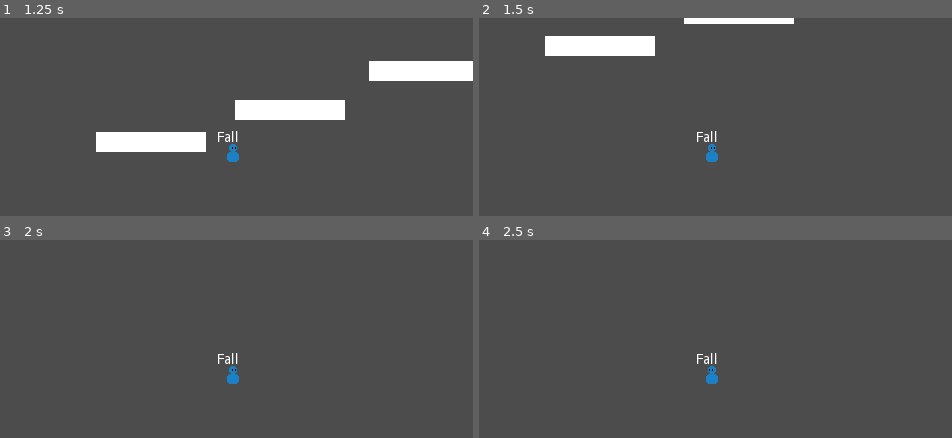
Above: before the commit, frames 1-4 (two rows, left to right).
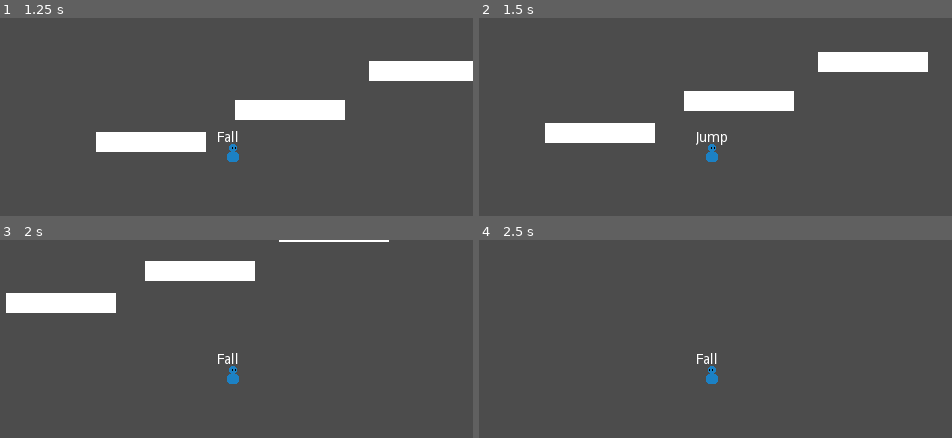
Above: after the commit, the same moments.

Repository: VuurMos/godot-3.5-platformer-character-controller
Game: Godot game, scene res://Game.tscn
Two runs of this game, one before a commit and one after it. Both use one fixed random seed, a clock stepped at 60 frames per second and the inputs below.
Inputs:
- Up to frame 1 (1.25 s): tap Enter at 0.5 s; hold Right (right) from 0.53 s (still down); hold Space (jump) from 0.53 s (still down)
- Up to frame 2 (1.5 s): keep holding Right (right); release Space (jump) at 1.28 s; tap Space (jump) at 1.35 s
- Up to frame 3 (2 s): keep holding Right (right); tap Space (jump) at 1.52, 1.82 s
- Up to frame 4 (2.5 s): release Right (right) at 2.03 s; hold Left (left) from 2.03 s (still down); hold Space (jump) from 2.03 s (still down)

Frame 1 is identical in both runs. In frame 2, 10% of the frame differs, in the area x 13-95%, y 0-65%; in frame 3, 4.9%; in frame 4, nothing differs.

Commit message:
Added air (double) jumps

Diff:
--- a/platformer-controller/player/platform-controller.gd
+++ b/platformer-controller/player/platform-controller.gd
@@ -8,7 +8,8 @@
 var weak_gravity := 10
 var strong_gravity := 20
 var max_fall_velocity := 400
-var minimum_jump_velocity = -0.9 * jump_force
+var max_air_jumps := 1
+var current_air_jumps := 1
 var velocity := Vector2.ZERO
 var input_direction := 0.0
 var jump_input := false
--- a/platformer-controller/player/player-fall-state.gd
+++ b/platformer-controller/player/player-fall-state.gd
@@ -3,13 +3,18 @@
 
 func enter(msg := {}) -> void:
 	# Start coyote time
-	# TODO: Need to only start this is transitioning from grounded state!
 	if msg.has("from_ground"):
 		player.coyote_timer.start()
+
 
 func update(delta: float) -> void:
 	# Coyote jump check
 	if !player.jump_buffer.is_stopped() and !player.coyote_timer.is_stopped():
+		state_machine.transition_to("Jump")
+
+	# Air jump check
+	if !player.jump_buffer.is_stopped() and player.current_air_jumps > 0:
+		player.current_air_jumps -= 1
 		state_machine.transition_to("Jump")
 
 	# Player air movement
--- a/platformer-controller/player/player-idle-state.gd
+++ b/platformer-controller/player/player-idle-state.gd
@@ -3,6 +3,8 @@
 
 func enter(msg := {}) -> void:
 	player.velocity = Vector2.ZERO
+	player.current_air_jumps = player.max_air_jumps
+
 
 func update(delta: float) -> void:
 	player.velocity.y = 0
--- a/platformer-controller/player/player-jump-state.gd
+++ b/platformer-controller/player/player-jump-state.gd
@@ -7,10 +7,10 @@
 
 
 func update(delta: float) -> void:
-	# Coyote jump check
-	if !player.jump_buffer.is_stopped() and !player.coyote_timer.is_stopped():
-		player.add_jump_force()
-		player.coyote_timer.stop()
+	# Air jumps check
+	if !player.jump_buffer.is_stopped() and player.current_air_jumps > 0:
+		player.current_air_jumps -= 1
+		state_machine.transition_to("Jump")
 
 	# Jump cancel (variable jump height)
 	# Note: can also check a y velocity for minimum jump before cancelling
--- a/platformer-controller/player/player-move-state.gd
+++ b/platformer-controller/player/player-move-state.gd
@@ -2,7 +2,8 @@
 extends PlayerState
 
 func enter(msg := {}) -> void:
-	pass
+	player.current_air_jumps = player.max_air_jumps
+
 
 func update(delta: float) -> void:
 	# Player ground movement
